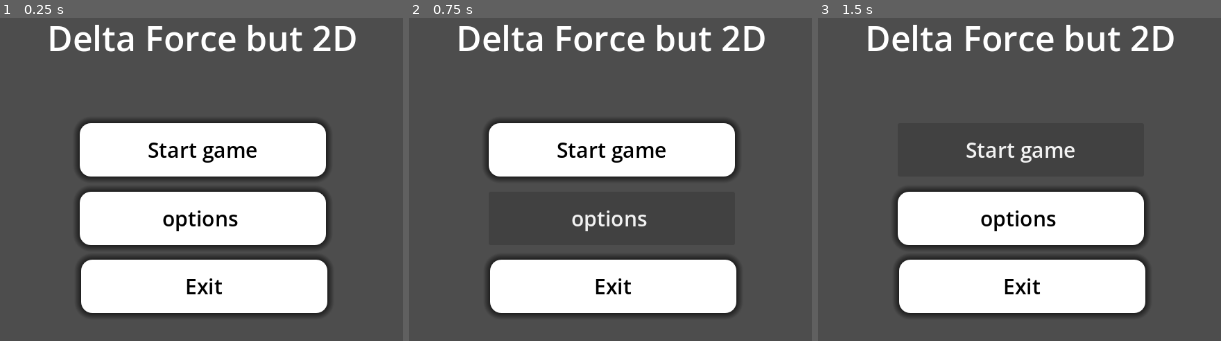
Above: before the commit, frames 1-3 (left to right).
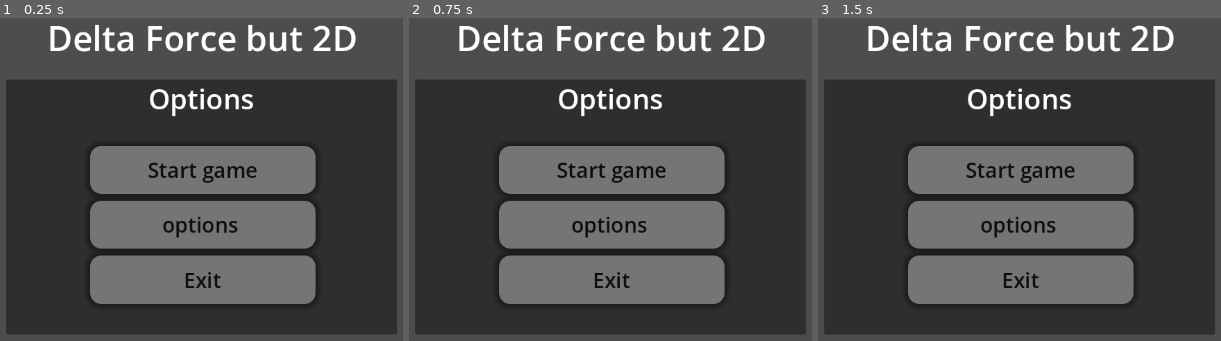
Above: after the commit, the same moments.

Repository: 25515-ASH/term-2-game-desgin-project
Game: Godot game, scene res://main menu.tscn
The game is run twice, just before and just after one commit, with the same random seed, the same clock (stepped at 60 frames per second) and the same inputs.
Inputs:
- Up to frame 1 (0.25 s): no input
- Up to frame 2 (0.75 s): click "options" at 0.5 s
- Up to frame 3 (1.5 s): click "Start game" at 1.25 s

The runs differ from the first frame. In frame 1, 72% of the frame differs, in the area x 1-99%, y 19-98%; in frame 2, 71%; in frame 3, 69%.

Commit message:
Add files via upload

Diff:
--- a/delta-force-but-2d/main menu.tscn
+++ b/delta-force-but-2d/main menu.tscn
@@ -1,4 +1,8 @@
 [gd_scene format=3 uid="uid://hpc5rxau8cxy"]
+
+[ext_resource type="Script" uid="uid://dxl3b6a0kkvy2" path="res://main_menu.gd" id="1_7mewq"]
+
+[sub_resource type="StyleBoxTexture" id="StyleBoxTexture_bajiw"]
 
 [sub_resource type="StyleBoxFlat" id="StyleBoxFlat_0tb1q"]
 bg_color = Color(1, 1, 1, 1)
@@ -8,8 +12,6 @@
 corner_radius_bottom_left = 16
 shadow_size = 10
 
-[sub_resource type="StyleBoxTexture" id="StyleBoxTexture_0tb1q"]
-
 [node name="MainMenu" type="Control" unique_id=115056055]
 layout_mode = 3
 anchors_preset = 15
@@ -17,60 +19,7 @@
 anchor_bottom = 1.0
 grow_horizontal = 2
 grow_vertical = 2
-
-[node name="Button" type="Button" parent="." unique_id=1934374612]
-layout_mode = 1
-anchors_preset = 8
-anchor_left = 0.5
-anchor_top = 0.5
-anchor_right = 0.5
-anchor_bottom = 0.5
-offset_left = -177.5
-offset_top = -38.5
-offset_right = 177.5
-offset_bottom = 38.5
-grow_horizontal = 2
-grow_vertical = 2
-theme_override_colors/font_color = Color(0, 0, 0, 1)
-theme_override_font_sizes/font_size = 30
-theme_override_styles/normal = SubResource("StyleBoxFlat_0tb1q")
-text = "Start game"
-
-[node name="Button2" type="Button" parent="." unique_id=2040677579]
-layout_mode = 1
-anchors_preset = 8
-anchor_left = 0.5
-anchor_top = 0.5
-anchor_right = 0.5
-anchor_bottom = 0.5
-offset_left = -177.0
-offset_top = 61.0
-offset_right = 178.0
-offset_bottom = 138.0
-grow_horizontal = 2
-grow_vertical = 2
-theme_override_colors/font_color = Color(0, 0, 0, 1)
-theme_override_font_sizes/font_size = 30
-theme_override_styles/normal = SubResource("StyleBoxFlat_0tb1q")
-text = "options "
-
-[node name="Button3" type="Button" parent="." unique_id=1566093701]
-layout_mode = 1
-anchors_preset = 8
-anchor_left = 0.5
-anchor_top = 0.5
-anchor_right = 0.5
-anchor_bottom = 0.5
-offset_left = -175.0
-offset_top = 159.0
-offset_right = 180.0
-offset_bottom = 236.0
-grow_horizontal = 2
-grow_vertical = 2
-theme_override_colors/font_color = Color(0, 0, 0, 1)
-theme_override_font_sizes/font_size = 30
-theme_override_styles/normal = SubResource("StyleBoxFlat_0tb1q")
-text = "Exit"
+script = ExtResource("1_7mewq")
 
 [node name="Label" type="Label" parent="." unique_id=1051961988]
 layout_mode = 1
@@ -90,7 +39,7 @@
 horizontal_alignment = 1
 vertical_alignment = 1
 
-[node name="Panel" type="Panel" parent="." unique_id=186780150]
+[node name="background" type="Panel" parent="." unique_id=186780150]
 layout_mode = 1
 anchors_preset = 8
 anchor_left = 0.5
@@ -99,4 +48,75 @@
 anchor_bottom = 0.5
 grow_horizontal = 2
 grow_vertical = 2
-theme_override_styles/panel = SubResource("StyleBoxTexture_0tb1q")
+theme_override_styles/panel = SubResource("StyleBoxTexture_bajiw")
+
+[node name="VBoxContainer" type="VBoxContainer" parent="." unique_id=1030685859]
+layout_mode = 1
+anchors_preset = 8
+anchor_left = 0.5
+anchor_top = 0.5
+anchor_right = 0.5
+anchor_bottom = 0.5
+offset_left = -162.5
+offset_top = -5.0
+offset_right = 162.5
+offset_bottom = 223.0
+grow_horizontal = 2
+grow_vertical = 2
+theme_override_constants/separation = 10
+
+[node name="Button" type="Button" parent="VBoxContainer" unique_id=1934374612]
+layout_mode = 2
+size_flags_vertical = 3
+theme_override_colors/font_color = Color(0, 0, 0, 1)
+theme_override_font_sizes/font_size = 30
+theme_override_styles/normal = SubResource("StyleBoxFlat_0tb1q")
+text = "Start game"
+
+[node name="Button2" type="Button" parent="VBoxContainer" unique_id=2040677579]
+layout_mode = 2
+size_flags_vertical = 3
+theme_override_colors/font_color = Color(0, 0, 0, 1)
+theme_override_font_sizes/font_size = 30
+theme_override_styles/normal = SubResource("StyleBoxFlat_0tb1q")
+text = "options "
+
+[node name="Button3" type="Button" parent="VBoxContainer" unique_id=1566093701]
+layout_mode = 2
+size_flags_vertical = 3
+theme_override_colors/font_color = Color(0, 0, 0, 1)
+theme_override_font_sizes/font_size = 30
+theme_override_styles/normal = SubResource("StyleBoxFlat_0tb1q")
+text = "Exit"
+
+[node name="AudioStreamPlayer" type="AudioStreamPlayer" parent="." unique_id=1233853989]
+
+[node name="options" type="Panel" parent="." unique_id=1269290980]
+layout_mode = 1
+anchors_preset = 8
+anchor_left = 0.5
+anchor_top = 0.5
+anchor_right = 0.5
+anchor_bottom = 0.5
+offset_left = -283.0
+offset_top = -101.0
+offset_right = 280.5
+offset_bottom = 267.125
+grow_horizontal = 2
+grow_vertical = 2
+
+[node name="Label" type="Label" parent="options" unique_id=819518334]
+layout_mode = 1
+anchors_preset = 5
+anchor_left = 0.5
+anchor_right = 0.5
+offset_left = -76.5
+offset_right = 76.5
+offset_bottom = 55.0
+grow_horizontal = 2
+theme_override_font_sizes/font_size = 40
+text = "Options"
+
+[connection signal="pressed" from="VBoxContainer/Button" to="." method="_on_start_pressed"]
+[connection signal="pressed" from="VBoxContainer/Button2" to="." method="_on_options_pressed"]
+[connection signal="pressed" from="VBoxContainer/Button3" to="." method="_on_exit_pressed"]
--- /dev/null
+++ b/delta-force-but-2d/main_menu.gd
@@ -0,0 +1,24 @@
+extends Control
+
+
+# Called when the node enters the scene tree for the first time.
+func _ready() -> void:
+	pass # Replace with function body.
+
+
+# Called every frame. 'delta' is the elapsed time since the previous frame.
+func _process(delta: float) -> void:
+	pass
+
+
+func _on_start_pressed() -> void:
+	print("start pressed")
+
+
+func _on_options_pressed() -> void:
+	print("setting pressed")
+
+
+func _on_exit_pressed() -> void:
+	print("exit pressed")
+	get_tree().quit()
Not shown, added: delta-force-but-2d/main_menu.gd.uid
